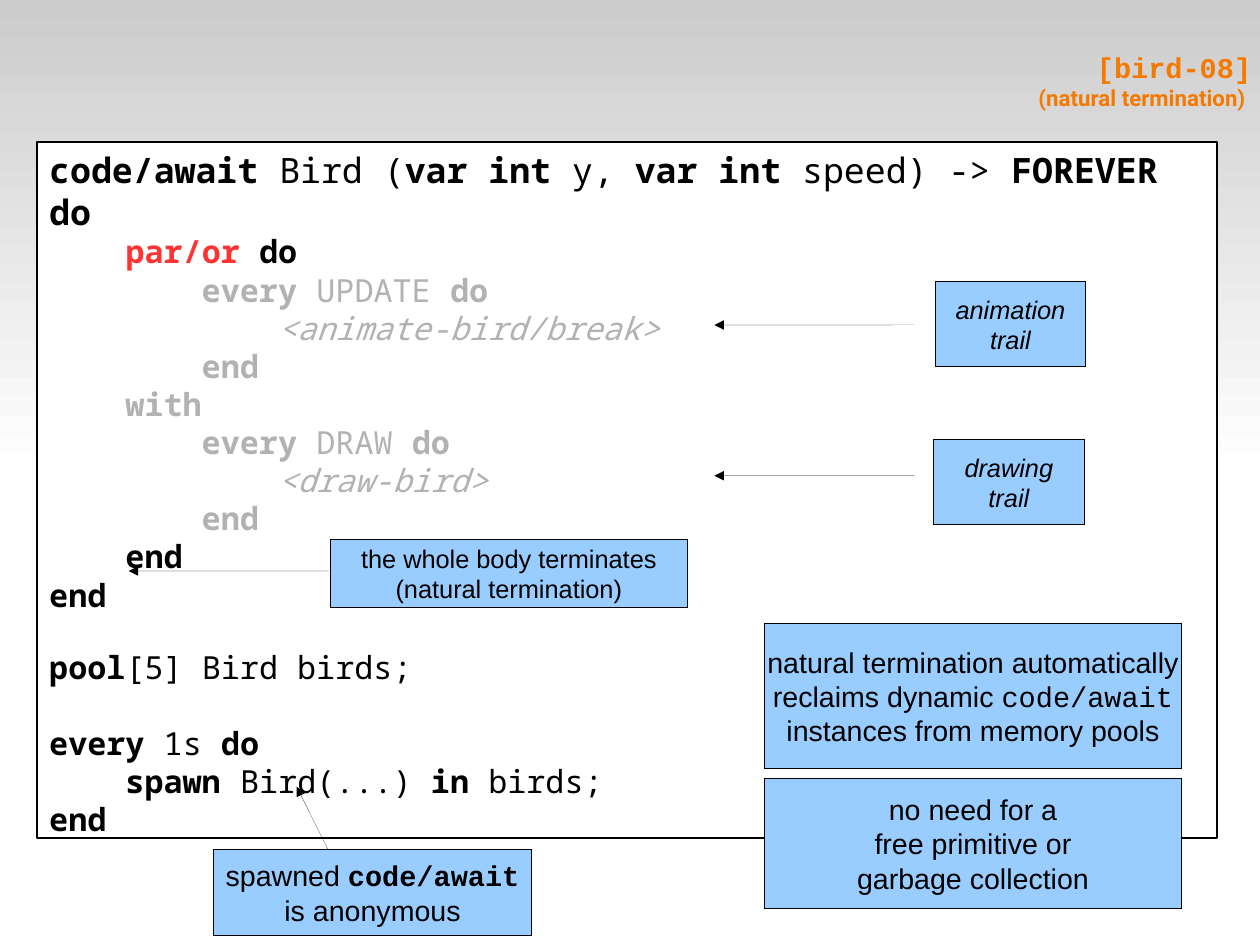
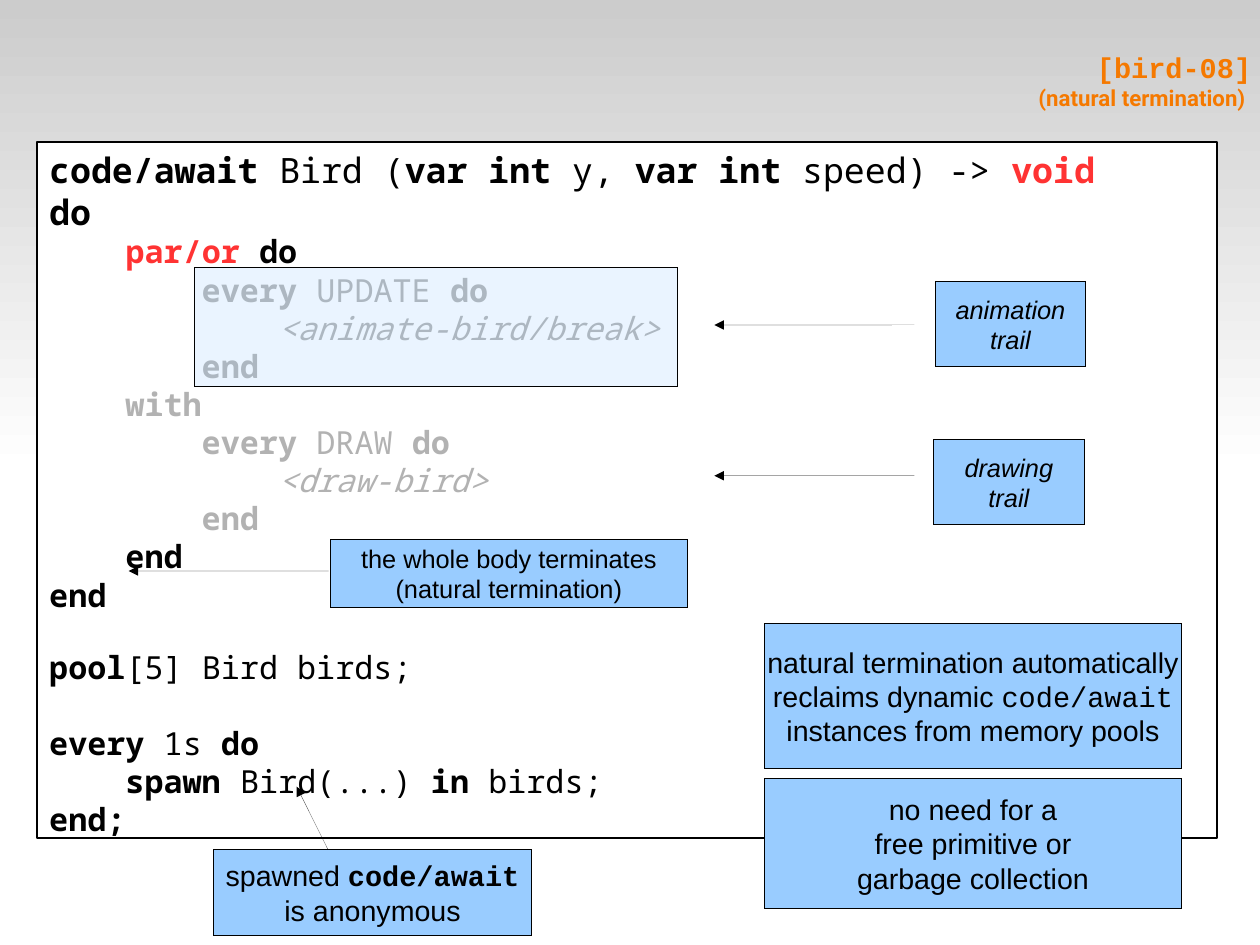
Before and after one commit to fsantanna-no/ceu-docs, a slide deck: slide 24 of ceu_edl.odp. Drawn at 1260x945 pixels with LibreOffice and Linux fonts; fonts in the diff are those of the drawing. Boxes give left, top, right and bottom in pixels: in the first picture for what was removed or moved away, otherwise in the second. Text is boxed around its words. In the diff, an @@ line names an element or a change of style, - is before the commit and + after.

```diff
--- a/ceu_edl.odp
+++ b/ceu_edl.odp
@@ text in rectangle at bbox=[49, 156, 1095, 192]: text changed @@
-code/await Bird (var int y, var int speed) -> FOREVER
+code/await Bird (var int y, var int speed) -> void
@@ rectangle added at bbox=[194, 268, 678, 386], fill #99CCFF at 20% opacity, outline #000000 0 pt @@
@@ text in rectangle at bbox=[49, 807, 125, 839]: text changed @@
-end
+end;
```
Also in this commit, not shown: 23 other slides changed, 6 other files.
